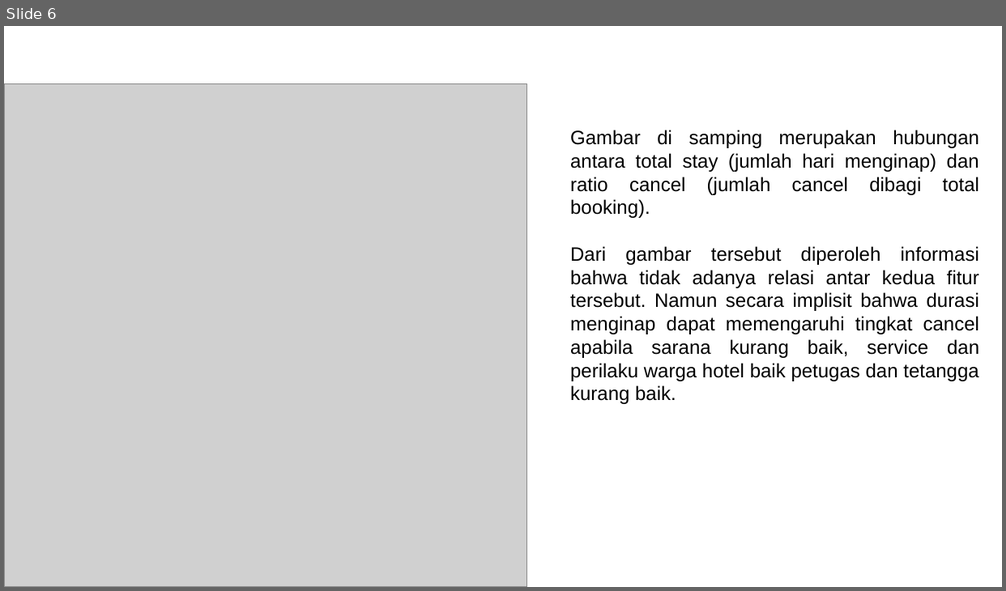
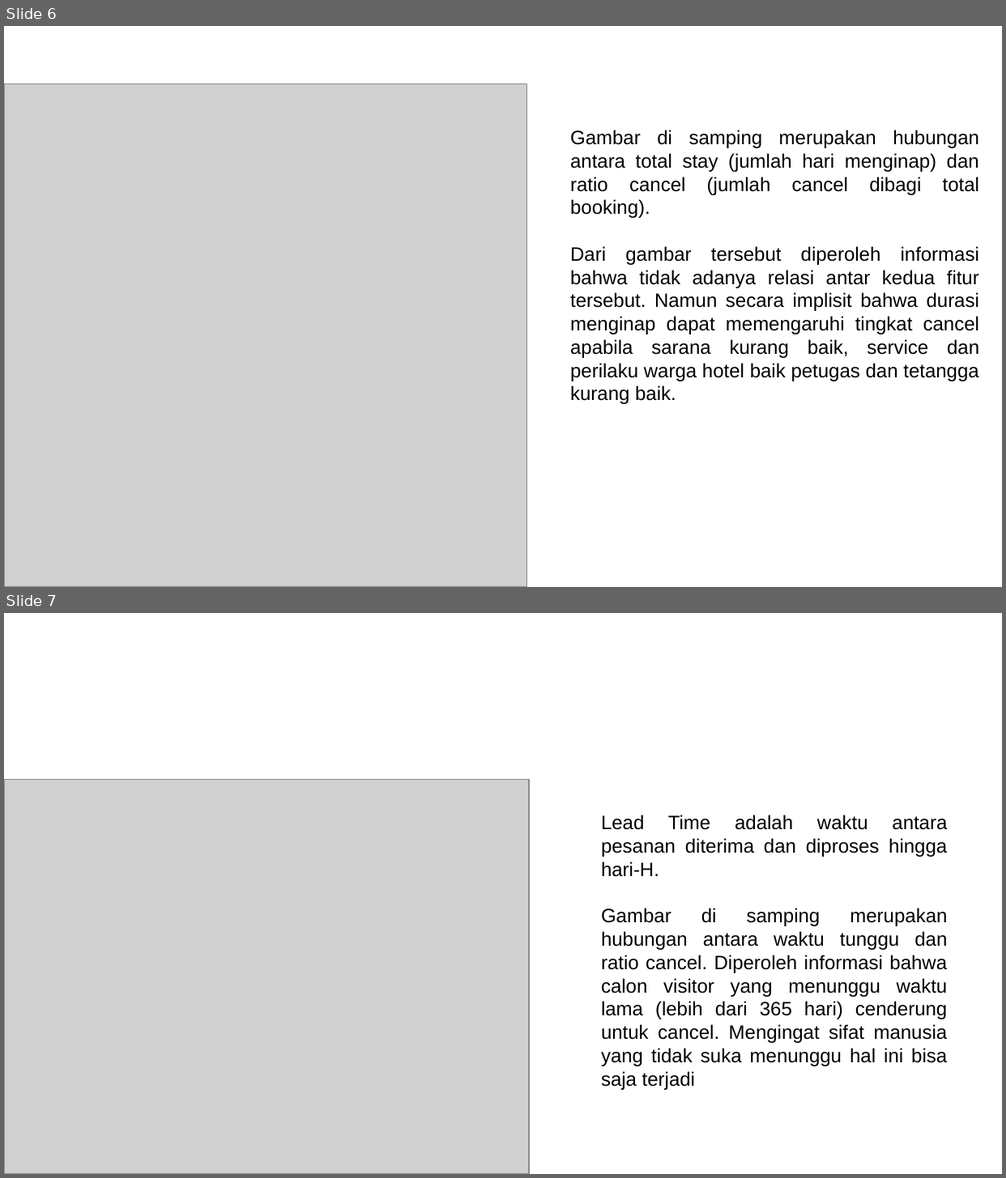
Before and after one commit to angelusfelix/Hotel_Booking, a slide deck: Hotel_Bussiness.pptx. Shown one above the other, each under a label of ours: slide 6 before the commit, slides 6 and 7 after it. The pictures are 1006x591 and 1006x1178 pixels, drawn with LibreOffice and Linux fonts; fonts in the diff are those of the drawing; grey boxes stand for pictures; background and template pictures are left out. Boxes give left, top, right and bottom in pixels: in the first picture for what was removed or moved away, otherwise in the second. Text is boxed around its words. In the diff, an @@ line names an element or a change of style, - is before the commit and + after.

```diff
--- a/Hotel_Bussiness.pptx
+++ b/Hotel_Bussiness.pptx
@@ slide 7 added at (x1=4, y1=613, x2=1002, y2=1174), background picture (left out) @@
@@ picture added at (x1=4, y1=780, x2=529, y2=1174) @@
@@ text added at (x1=601, y1=815, x2=948, y2=1090), 14 pt, text #000000 @@
+Lead Time adalah waktu antara pesanan diterima dan diproses hingga hari-H.
+Gambar di samping merupakan hubungan antara waktu tunggu dan ratio cancel. Diperoleh informasi bahwa calon visitor yang menunggu waktu lama (lebih dari 365 hari) cenderung untuk cancel. Mengingat sifat manusia yang tidak suka menunggu hal ini bisa saja terjadi
```
Also in this commit, not shown: 1 slide changed, 2 other files.
